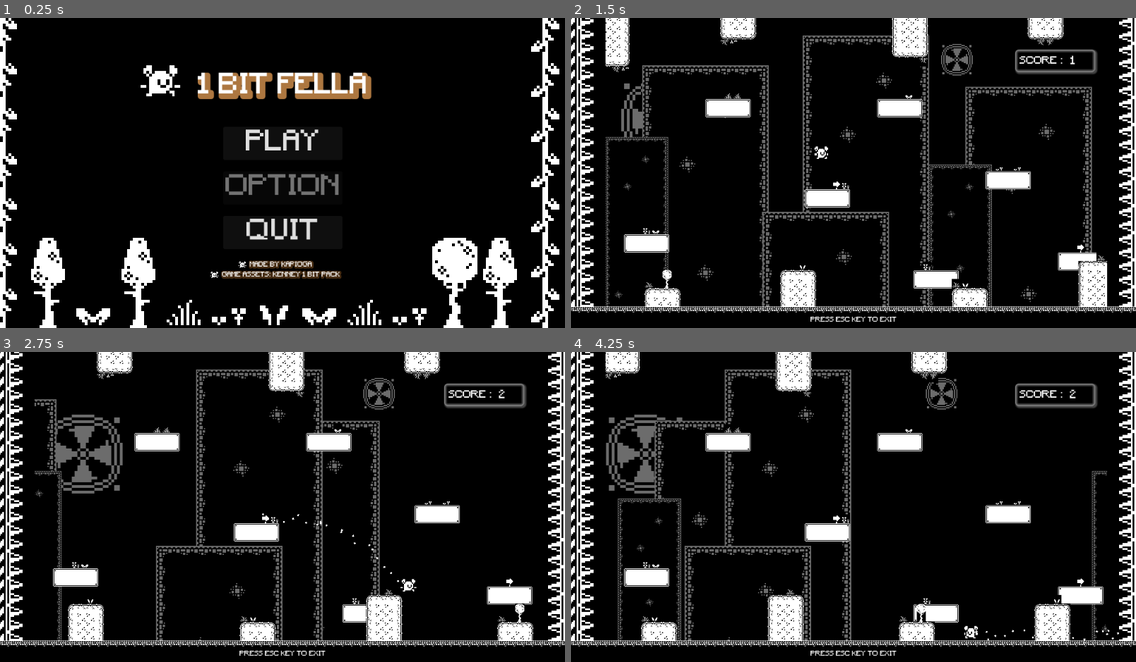
Above: before the commit, frames 1-4 (two rows, left to right).
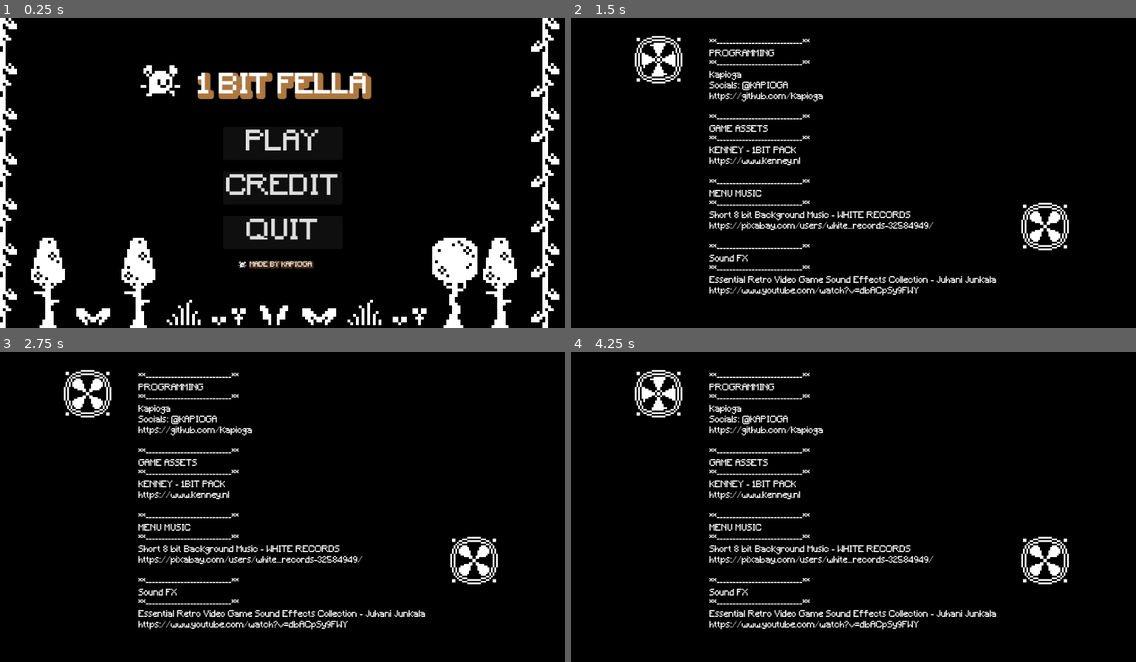
Above: after the commit, the same moments.

Repository: Kapioga/1BitFella
Game: Godot game, scene res://Scenes/main_menu.tscn
The game is run twice, just before and just after one commit, with the same random seed, the same clock (stepped at 60 frames per second) and the same inputs.
Inputs (mouse positions are in pixels of both pictures, inside the frame that each line leads up to):
- Up to frame 1 (0.25 s): no input
- Up to frame 2 (1.5 s): click (853, 188) at 0.5 s, where only the run after the commit has a clickable "CREDIT"; click (853, 142) at 1.25 s, where only the run before the commit has a clickable "PLAY"
- Up to frame 3 (2.75 s): hold Right (Right) from 2.03 s (still down); tap Space (Jump) at 2.27 s
- Up to frame 4 (4.25 s): tap Space (Jump) at 3.02 s; release Right (Right) at 3.53 s; hold A (Left) from 3.53 s (still down)

The runs differ from the first frame. In frame 1, 1.5% of the frame differs, in the area x 37-61%, y 50-85%; in frame 2, 25%, in the area x 0-100%, y 0-99%; in frame 3, 24%; in frame 4, 24%.

Commit message:
Added audio themes

Diff:
--- /dev/null
+++ b/Scenes/credit_menu.tscn
@@ -0,0 +1,121 @@
+[gd_scene load_steps=9 format=3 uid="uid://cdkxwis7u8dhs"]
+
+[ext_resource type="FontFile" uid="uid://cydnd2rfvdub0" path="res://Assets/Minecraft.ttf" id="1_abb13"]
+[ext_resource type="Script" path="res://Scripts/credit_menu.gd" id="1_c4f4l"]
+[ext_resource type="Texture2D" uid="uid://biy67wnhyfcsv" path="res://Assets/monochrome_tilemap_packed.png" id="2_kfc2i"]
+[ext_resource type="AudioStream" uid="uid://sqogwmdfoj6o" path="res://Assets/Old_School_back_music.mp3" id="4_vnbuk"]
+
+[sub_resource type="Theme" id="Theme_ava2w"]
+default_font = ExtResource("1_abb13")
+default_font_size = 15
+
+[sub_resource type="AtlasTexture" id="AtlasTexture_j8pit"]
+atlas = ExtResource("2_kfc2i")
+region = Rect2(114, 224, 29, 32)
+
+[sub_resource type="AtlasTexture" id="AtlasTexture_fnmye"]
+atlas = ExtResource("2_kfc2i")
+region = Rect2(114, 256, 29, 32)
+
+[sub_resource type="SpriteFrames" id="SpriteFrames_bfmur"]
+animations = [{
+"frames": [{
+"duration": 1.0,
+"texture": SubResource("AtlasTexture_j8pit")
+}, {
+"duration": 1.0,
+"texture": SubResource("AtlasTexture_fnmye")
+}],
+"loop": true,
+"name": &"Lilanim",
+"speed": 5.0
+}]
+
+[node name="Credit Menu" type="Control"]
+layout_mode = 3
+anchors_preset = 15
+anchor_right = 1.0
+anchor_bottom = 1.0
+grow_horizontal = 2
+grow_vertical = 2
+script = ExtResource("1_c4f4l")
+
+[node name="MarginContainer" type="MarginContainer" parent="."]
+layout_mode = 1
+anchors_preset = 15
+anchor_right = 1.0
+anchor_bottom = 1.0
+grow_horizontal = 2
+grow_vertical = 2
+theme = SubResource("Theme_ava2w")
+
+[node name="VBoxContainer" type="VBoxContainer" parent="MarginContainer"]
+clip_contents = true
+layout_mode = 2
+size_flags_horizontal = 4
+size_flags_vertical = 4
+alignment = 1
+
+[node name="Programming" type="Label" parent="MarginContainer/VBoxContainer"]
+layout_mode = 2
+text = "**---------------------------**
+PROGRAMMING
+**---------------------------**
+Kapioga
+Socials: @KAPIOGA
+https://github.com/Kapioga
+
+"
+
+[node name="Game asset" type="Label" parent="MarginContainer/VBoxContainer"]
+layout_mode = 2
+text = "**---------------------------**
+GAME ASSETS
+**---------------------------**
+KENNEY - 1BIT PACK
+https://www.kenney.nl
+
+"
+
+[node name="Music Credit" type="Label" parent="MarginContainer/VBoxContainer"]
+layout_mode = 2
+text = "**---------------------------**
+MENU MUSIC
+**---------------------------**
+Short 8 bit Background Music - WHITE RECORDS
+https://pixabay.com/users/white_records-32584949/
+
+"
+
+[node name="SFX CREDIT" type="Label" parent="MarginContainer/VBoxContainer"]
+layout_mode = 2
+text = "**---------------------------**
+Sound FX
+**---------------------------**
+Essential Retro Video Game Sound Effects Collection - Juhani Junkala
+https://www.youtube.com/watch?v=dbACpSy9FWY
+
+"
+
+[node name="TileMap" type="TileMap" parent="."]
+format = 2
+
+[node name="Fan Anim" type="AnimatedSprite2D" parent="."]
+position = Vector2(157, 74)
+scale = Vector2(3, 3)
+sprite_frames = SubResource("SpriteFrames_bfmur")
+animation = &"Lilanim"
+autoplay = "Lilanim"
+frame_progress = 0.237594
+
+[node name="Fan Anim2" type="AnimatedSprite2D" parent="."]
+position = Vector2(841, 370)
+scale = Vector2(3, 3)
+sprite_frames = SubResource("SpriteFrames_bfmur")
+animation = &"Lilanim"
+autoplay = "Lilanim"
+frame_progress = 0.852386
+
+[node name="CreditTheme" type="AudioStreamPlayer2D" parent="."]
+stream = ExtResource("4_vnbuk")
+volume_db = -12.0
--- a/Scenes/main.tscn
+++ b/Scenes/main.tscn
@@ -9,6 +9,7 @@
 [ext_resource type="Script" path="res://Scenes/Score.gd" id="6_40v6d"]
 [ext_resource type="PackedScene" uid="uid://dsjiamsnqdjlk" path="res://Scenes/lava.tscn" id="8_664yj"]
 [ext_resource type="PackedScene" uid="uid://d2sgn4luqgeoi" path="res://Scenes/platforms.tscn" id="9_u0plw"]
+[ext_resource type="AudioStream" uid="uid://sqogwmdfoj6o" path="res://Assets/Old_School_back_music.mp3" id="10_x0eqy"]
 
 [sub_resource type="StyleBoxFlat" id="StyleBoxFlat_446ph"]
 bg_color = Color(0, 0, 0, 1)
@@ -206,6 +207,11 @@
 text = "PRESS ESC KEY TO EXIT"
 label_settings = SubResource("LabelSettings_bffa2")
 
+[node name="GameTheme" type="AudioStreamPlayer2D" parent="."]
+position = Vector2(424, 530)
+stream = ExtResource("10_x0eqy")
+volume_db = -10.0
+
 [connection signal="area_entered" from="Wall Spike/Area2D" to="Player" method="entered_spike_wall"]
 [connection signal="area_entered" from="Wall SpikeR/Area2D" to="Player" method="entered_spike_wall"]
 [connection signal="area_shape_entered" from="Score/ScoreDetectL/ScoreDetect" to="Score" method="_on_score_detect_area_shape_entered"]
--- a/Scenes/main_menu.tscn
+++ b/Scenes/main_menu.tscn
@@ -1,9 +1,10 @@
-[gd_scene load_steps=18 format=3 uid="uid://fua0ed5byfis"]
+[gd_scene load_steps=19 format=3 uid="uid://fua0ed5byfis"]
 
 [ext_resource type="Script" path="res://Scripts/main_menu.gd" id="1_mxme1"]
 [ext_resource type="FontFile" uid="uid://cydnd2rfvdub0" path="res://Assets/Minecraft.ttf" id="1_n0hfd"]
 [ext_resource type="Texture2D" uid="uid://biy67wnhyfcsv" path="res://Assets/monochrome_tilemap_packed.png" id="2_xg3tv"]
 [ext_resource type="AudioStream" uid="uid://b5mrykhce5qkq" path="res://Assets/SFX/Menu/sfx_menu_move.wav" id="4_0axqd"]
+[ext_resource type="AudioStream" uid="uid://sqogwmdfoj6o" path="res://Assets/Old_School_back_music.mp3" id="5_imn5v"]
 
 [sub_resource type="TileSetAtlasSource" id="TileSetAtlasSource_a4oer"]
 texture = ExtResource("2_xg3tv")
@@ -535,8 +536,7 @@
 
 [node name="Options" type="Button" parent="MarginContainer/VBoxContainer"]
 layout_mode = 2
-disabled = true
-text = "OPTION"
+text = "CREDIT"
 
 [node name="Quit" type="Button" parent="MarginContainer/VBoxContainer"]
 layout_mode = 2
@@ -589,9 +589,10 @@
 sprite_frames = SubResource("SpriteFrames_p6pkr")
 animation = &"credit"
 autoplay = "Menu player"
-frame_progress = 0.897747
+frame_progress = 0.830928
 
 [node name="CreditLabelText" type="Label" parent="."]
+visible = false
 layout_mode = 1
 anchors_preset = 8
 anchor_left = 0.5
@@ -622,5 +623,10 @@
 format = 2
 layer_0/tile_data = PackedInt32Array(262150, 917504, 1, 196614, 917504, 0, 327679, 983040, 1, 262143, 983040, 0, 262141 …(209 unchanged characters)…
 
+[node name="MainTheme" type="AudioStreamPlayer2D" parent="."]
+stream = ExtResource("5_imn5v")
+volume_db = -10.0
+
 [connection signal="pressed" from="MarginContainer/VBoxContainer/Play" to="." method="_on_play_pressed"]
+[connection signal="pressed" from="MarginContainer/VBoxContainer/Options" to="." method="_on_options_pressed"]
 [connection signal="pressed" from="MarginContainer/VBoxContainer/Quit" to="." method="_on_quit_pressed"]
--- /dev/null
+++ b/Scripts/credit_menu.gd
@@ -0,0 +1,13 @@
+extends Control
+
+@onready var credit_theme = $CreditTheme
+
+func _ready():
+	credit_theme.play()
+
+func _process(delta):
+	menu_back()
+
+func menu_back():
+	if Input.is_action_just_pressed("Exit"):
+		get_tree().change_scene_to_file("res://Scenes/main_menu.tscn")
--- a/Scripts/main.gd
+++ b/Scripts/main.gd
@@ -1,9 +1,10 @@
 extends Node2D
 
+@onready var game_theme = $GameTheme
 
 # Called when the node enters the scene tree for the first time.
 func _ready():
-	pass
+	game_theme.play()
 
 
 # Called every frame. 'delta' is the elapsed time since the previous frame.
--- a/Scripts/main_menu.gd
+++ b/Scripts/main_menu.gd
@@ -1,7 +1,10 @@
 extends Control
 
 @onready var button_sound_d = $MarginContainer/VBoxContainer/Play/ButtonSoundD
+@onready var main_theme = $MainTheme
 
+func _ready():
+	main_theme.play()
 
 func _on_play_pressed():
 	button_sound_d.play()
@@ -11,3 +14,7 @@
 func _on_quit_pressed():
 	button_sound_d.play()
 	get_tree().quit()
+
+
+func _on_options_pressed():
+	get_tree().change_scene_to_file("res://Scenes/credit_menu.tscn")
Not shown, added: Assets/Old_School_back_music.mp3.import
Not shown: 1 places in Scenes/main.tscn that only renumber resources
Not shown, added: Assets/Old_School_back_music.mp3
